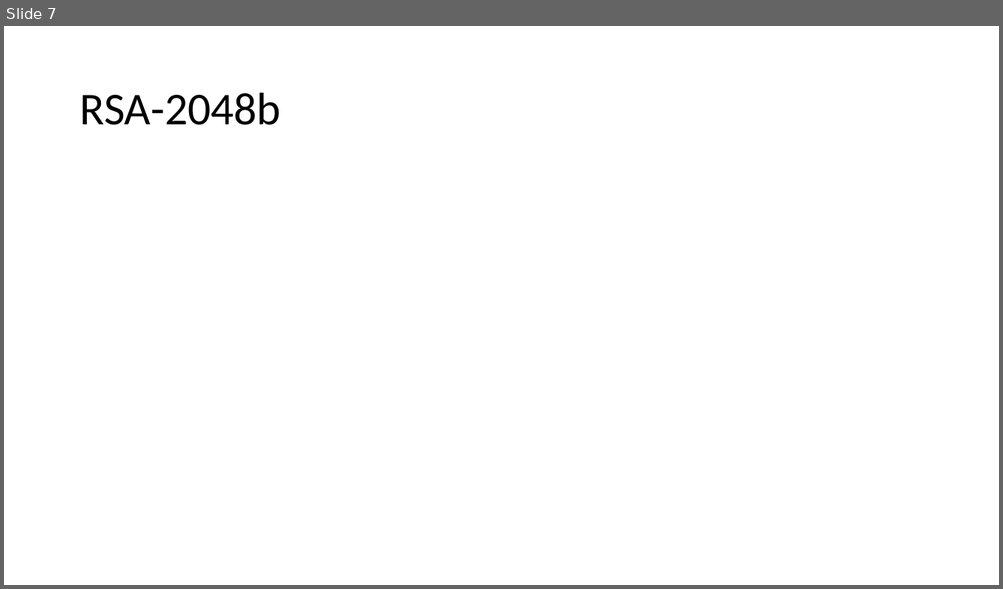
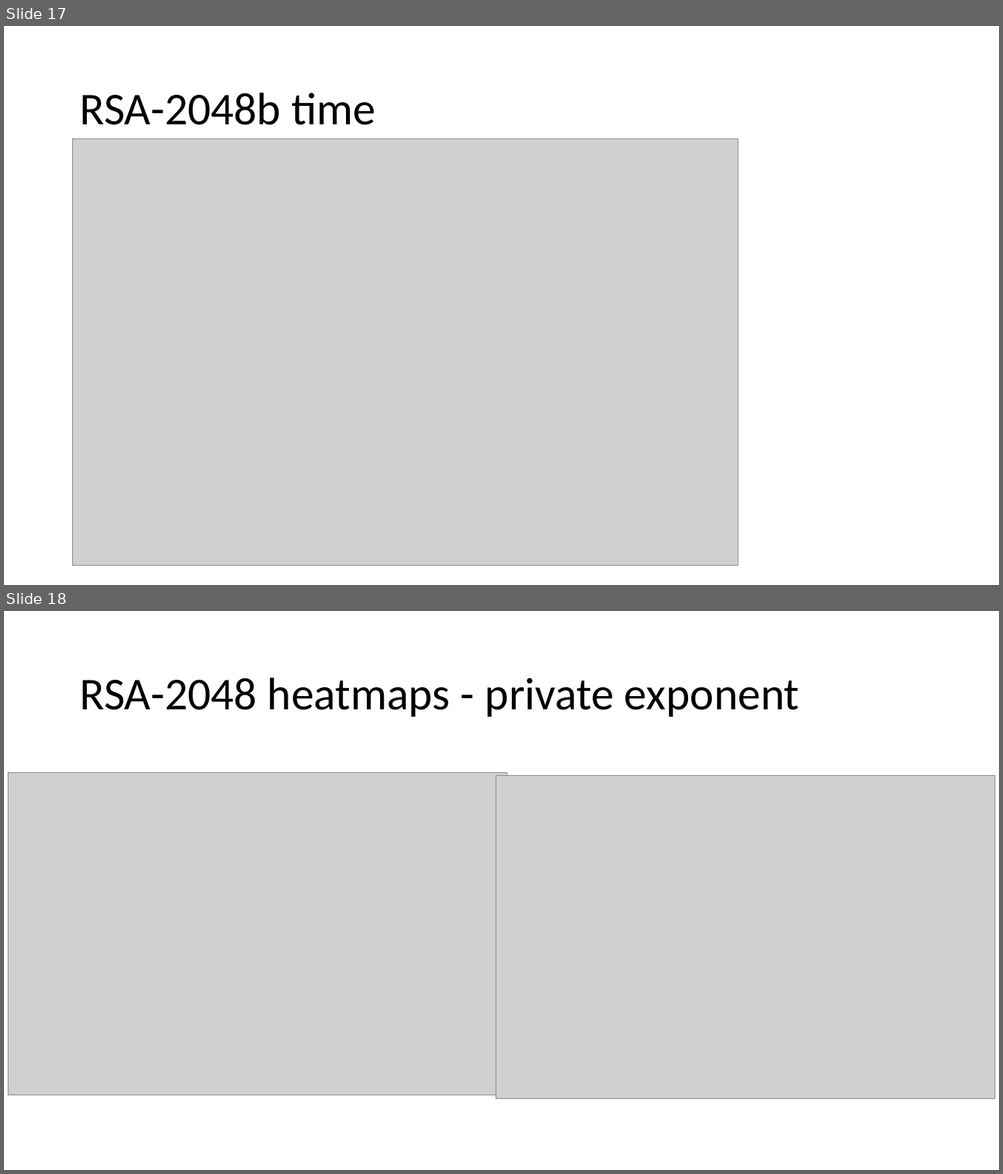
Before and after one commit to michal-cech/PV204-Project, a slide deck: vystupy/eng_BearSSL.pptx. Shown one above the other, each under a label of ours: slide 7 before the commit, slides 17 and 18 after it. The pictures are 1003x589 and 1003x1174 pixels, drawn with LibreOffice and Linux fonts; fonts in the diff are those of the drawing; grey boxes stand for pictures. Boxes give left, top, right and bottom in pixels: in the first picture for what was removed or moved away, otherwise in the second. Text is boxed around its words. In the diff, an @@ line names an element or a change of style, - is before the commit and + after.

```diff
--- a/vystupy/eng_BearSSL.pptx
+++ b/vystupy/eng_BearSSL.pptx
@@ slide 18 added at [4, 611, 999, 1170], background #FFFFFF @@
@@ title added at [79, 678, 800, 717], 44 pt, text #000000 @@
+RSA-2048 heatmaps - private exponent
@@ picture added at [8, 772, 507, 1095] @@
@@ picture added at [495, 776, 995, 1099] @@
@@ what was slide 7 is now slide 17 @@
@@ slide 17 changed as well @@
@@ title at [79, 93, 375, 125]: text changed @@
-RSA-2048b
+RSA-2048b time
@@ picture added at [73, 138, 738, 566] @@
```
Also in this commit, not shown: 1 other slide changed, 20 other slides added, 9 slides removed, 1 other file.
